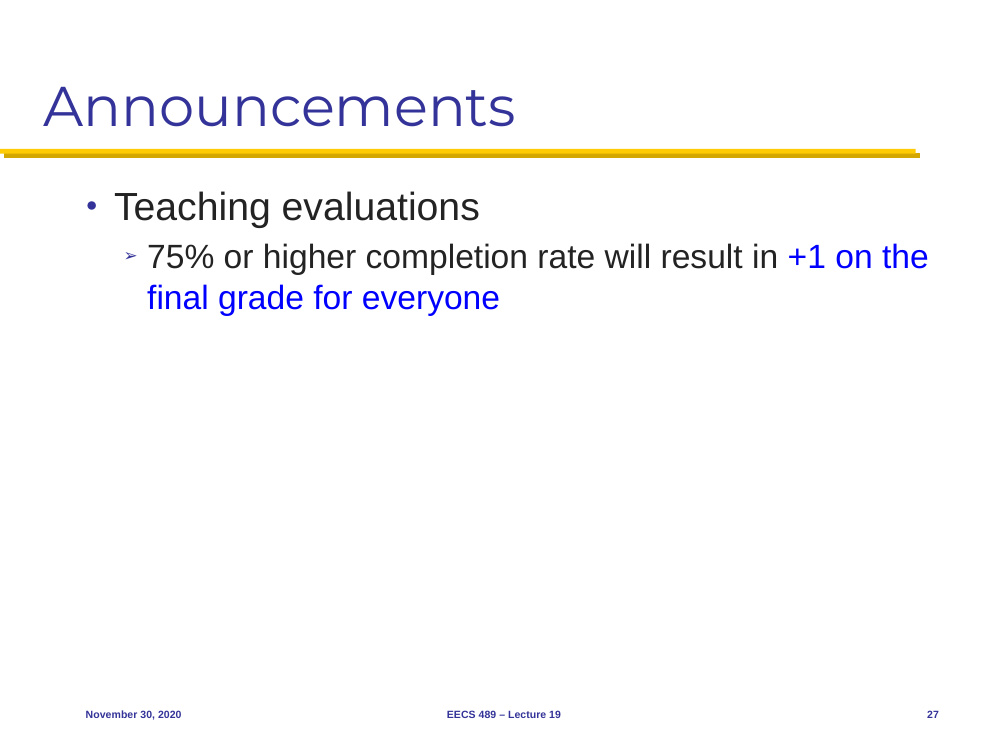
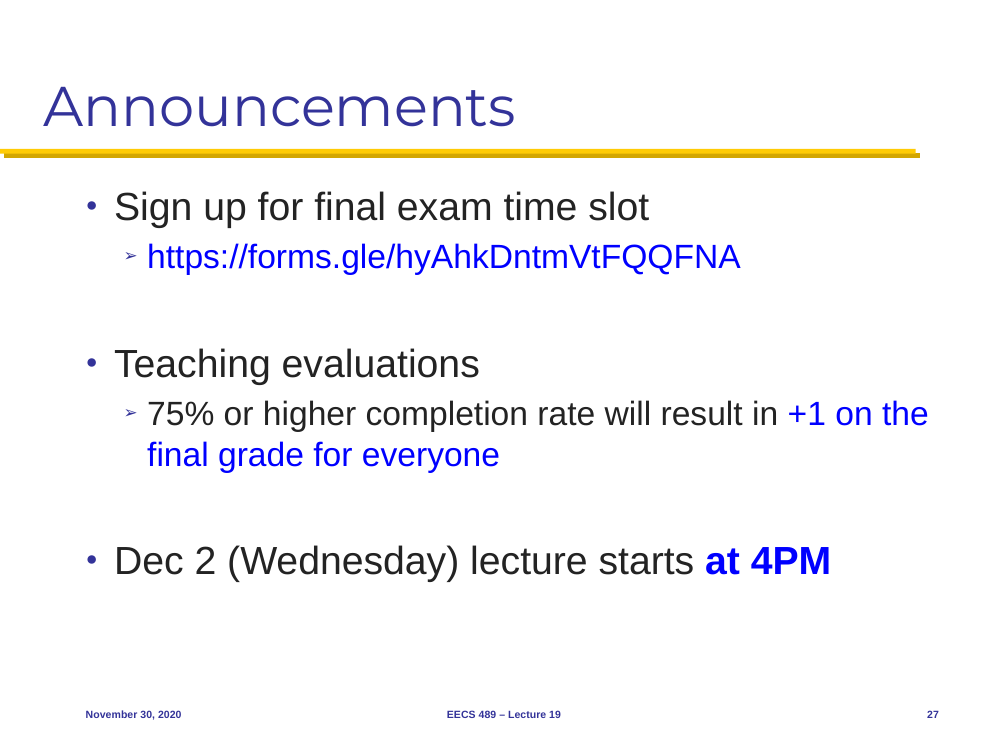
Before and after one commit to mosharaf/eecs489, a slide deck: slide 27 of Slides/113020.pptx. Drawn at 1008x756 pixels with LibreOffice and Linux fonts; fonts in the diff are those of the drawing. Boxes give left, top, right and bottom in pixels: in the first picture for what was removed or moved away, otherwise in the second. Text is boxed around its words. In the diff, an @@ line names an element or a change of style, - is before the commit and + after.

Commit message:
Updates to Nov 30 slides

```diff
--- a/Slides/113020.pptx
+++ b/Slides/113020.pptx
@@ text at (114, 191, 741, 275): paragraphs added @@
+● Sign up for final exam time slot
+  ➢ https://forms.gle/hyAhkDntmVtFQQFNA
@@ text at (114, 545, 832, 582): paragraph added @@
+● Dec 2 (Wednesday) lecture starts at 4PM
```
Also in this commit, not shown: 3 other slides changed.
